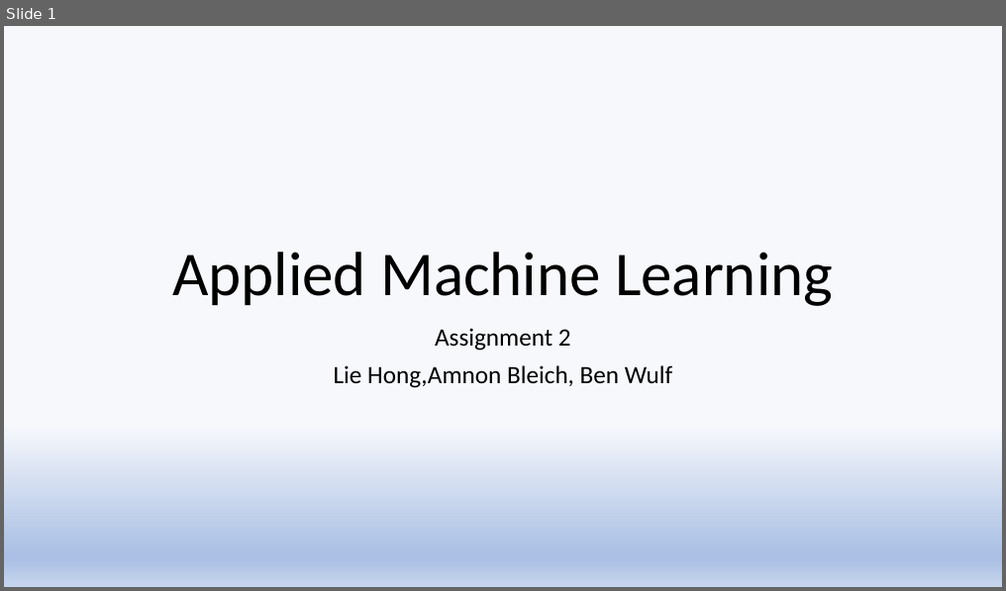
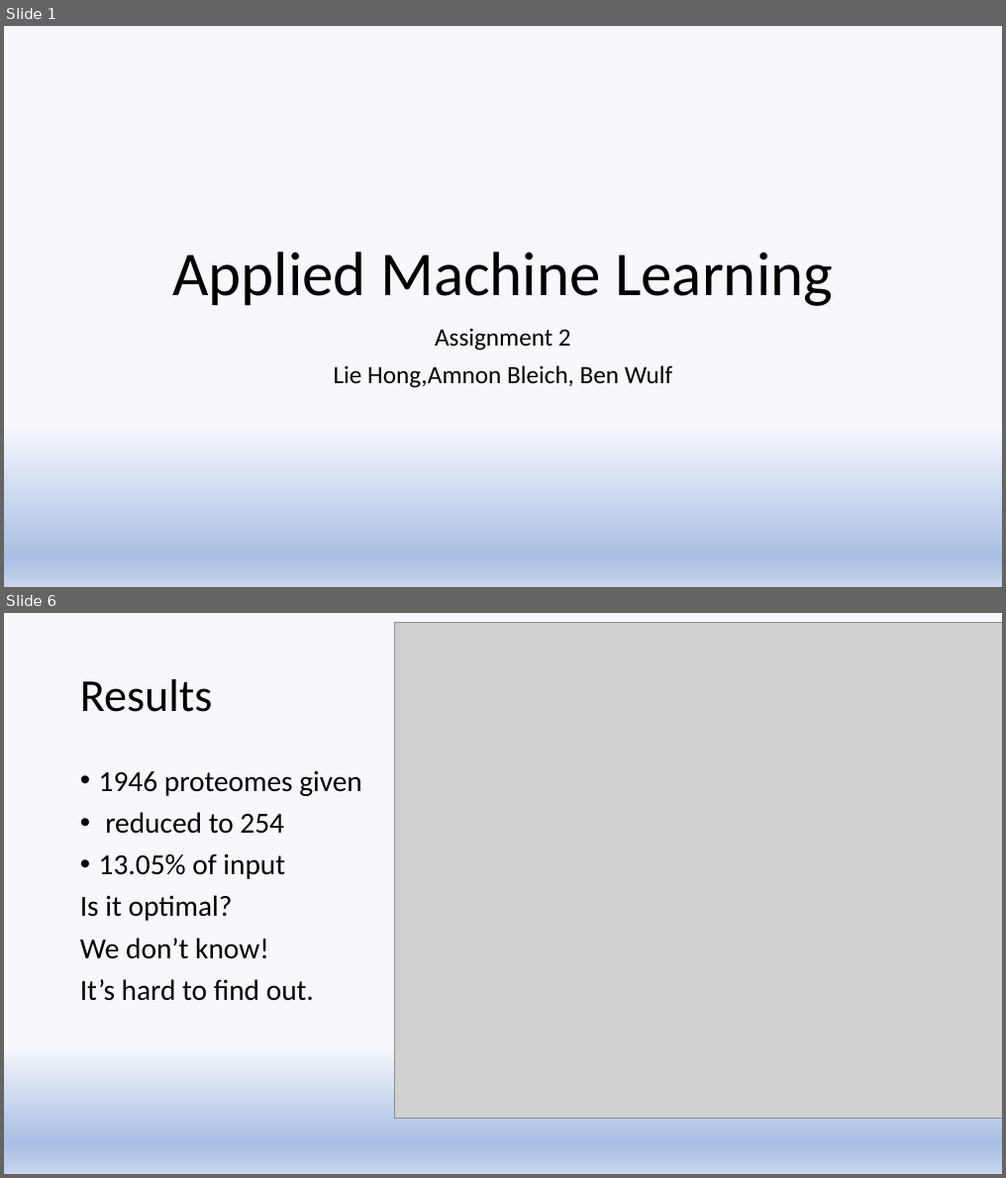
Before and after one commit to amnonbleich/AML, a slide deck: task_02/aml-ex2.pptx. Shown one above the other, each under a label of ours: slide 1 before the commit, slides 1 and 6 after it; the slides between them are not shown. The pictures are 1006x591 and 1006x1178 pixels, drawn with LibreOffice and Linux fonts; fonts in the diff are those of the drawing; grey boxes stand for pictures. Boxes give left, top, right and bottom in pixels: in the first picture for what was removed or moved away, otherwise in the second. Text is boxed around its words. In the diff, an @@ line names an element or a change of style, - is before the commit and + after.

```diff
--- a/task_02/aml-ex2.pptx
+++ b/task_02/aml-ex2.pptx
@@ slide 6 added at [4, 613, 1002, 1174], background gradient #F6F8FC to #ABC0E4 to #C7D5ED @@
@@ picture added at [395, 622, 1002, 1119] @@
@@ title added at [80, 679, 213, 712], 44 pt, text #000000 @@
+Results
@@ text added at [80, 770, 362, 1001], 28 pt, text #000000 @@
+• 1946 proteomes given
+• reduced to 254
+• 13.05% of input
+Is it optimal?
+We don’t know!
+It’s hard to find out.
```
Also in this commit, not shown: 2 slides changed, 2 other slides added, 2 slides removed, 3 other files.
